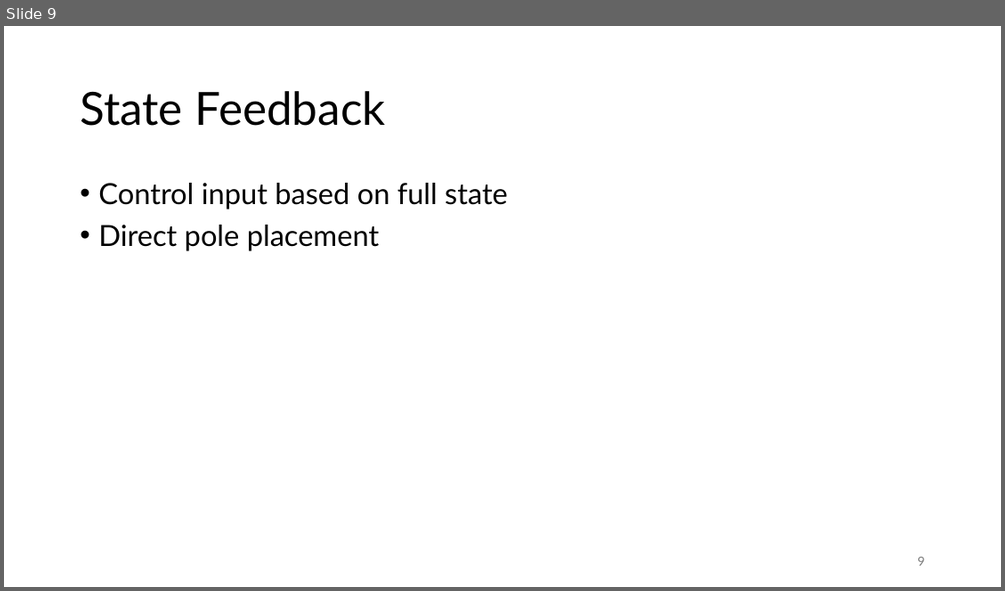
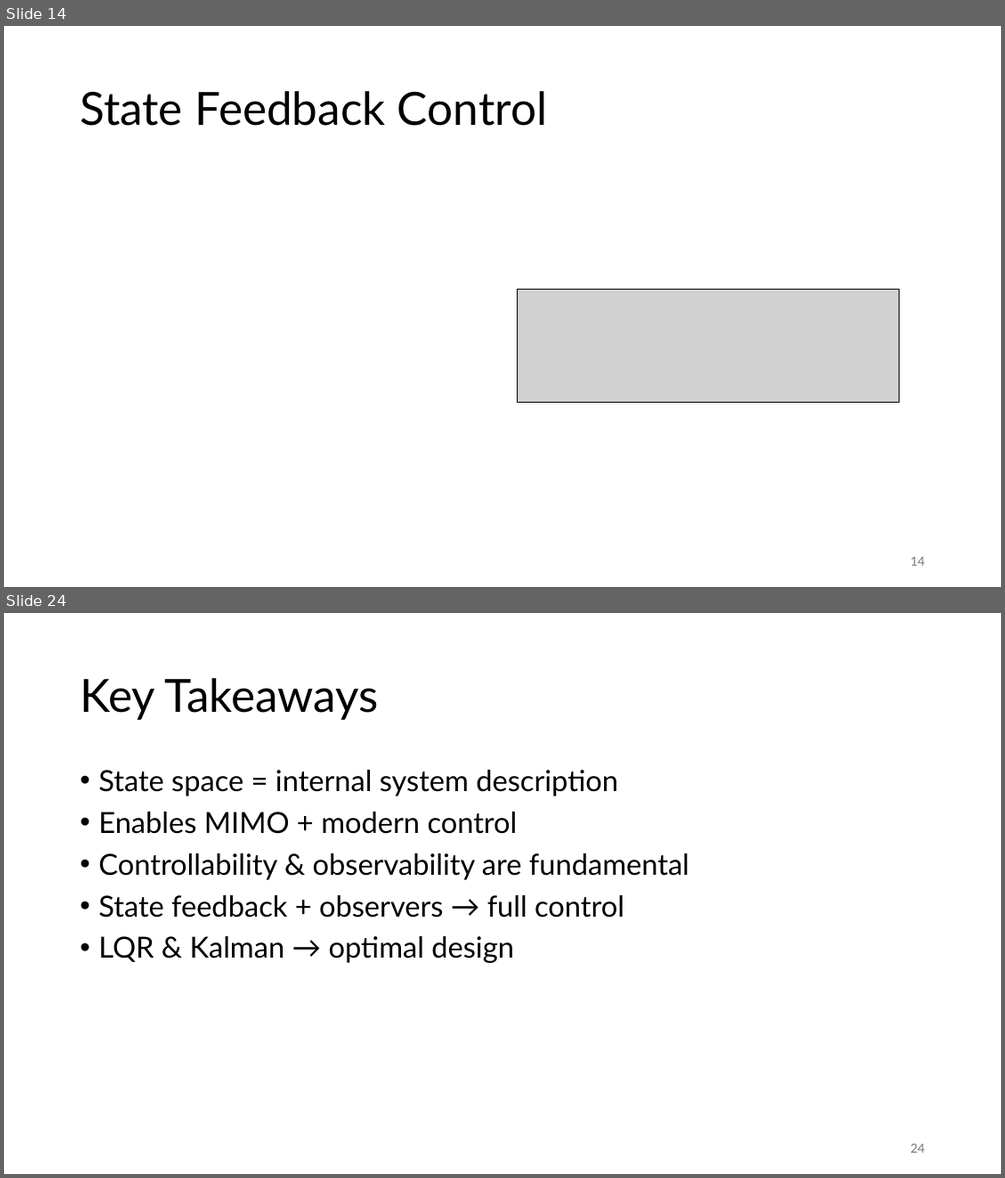
Before and after one commit to FelixWick/control_engineering, a slide deck: slides/7_state_space.pptx. Shown one above the other, each under a label of ours: slide 9 before the commit, slides 14 and 24 after it; the slides between them are not shown. The pictures are 1005x591 and 1005x1178 pixels, drawn with LibreOffice and Linux fonts; fonts in the diff are those of the drawing; grey boxes stand for pictures. Boxes give left, top, right and bottom in pixels: in the first picture for what was removed or moved away, otherwise in the second. Text is boxed around its words. In the diff, an @@ line names an element or a change of style, - is before the commit and + after.

Commit message:
state space slides

```diff
--- a/slides/7_state_space.pptx
+++ b/slides/7_state_space.pptx
@@ slide 24 added at box(4, 613, 1001, 1174), background #FFFFFF @@
@@ title added at box(80, 678, 379, 720), 44 pt, text #000000 @@
+Key Takeaways
@@ text added at box(98, 770, 689, 963), 28 pt, text #000000 @@
+• State space = internal system description
+• Enables MIMO + modern control
+• Controllability & observability are fundamental
+• State feedback + observers → full control
+• LQR & Kalman → optimal design
@@ page number added at box(910, 1143, 924, 1152), 12 pt, text #797979 @@
+24
@@ what was slide 9 is now slide 14 @@
@@ slide 14 changed as well @@
@@ title at box(80, 91, 548, 126): text changed @@
-State Feedback
+State Feedback Control
@@ text removed at box(98, 183, 508, 251) @@
-• Control input based on full state
-• Direct pole placement
@@ picture added at box(518, 289, 899, 402) @@
@@ page number at box(910, 556, 924, 565): text changed @@
-9
+14
```
Also in this commit, not shown: 6 other slides changed, 14 other slides added, 4 slides removed.
